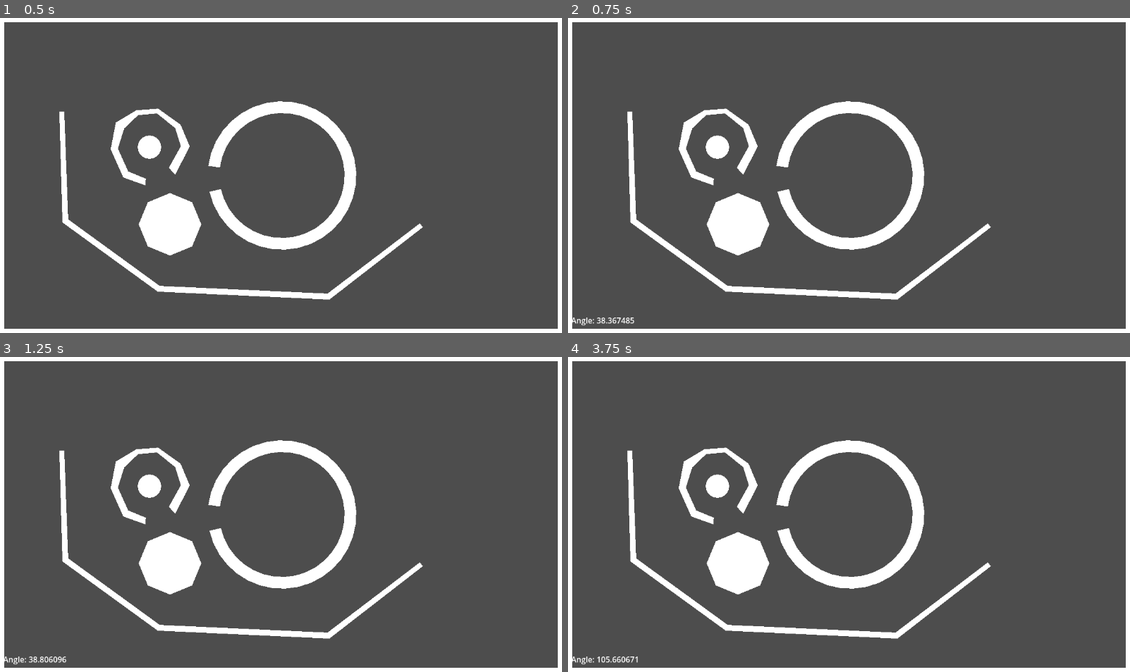
Above: before the commit, frames 1-4 (two rows, left to right).
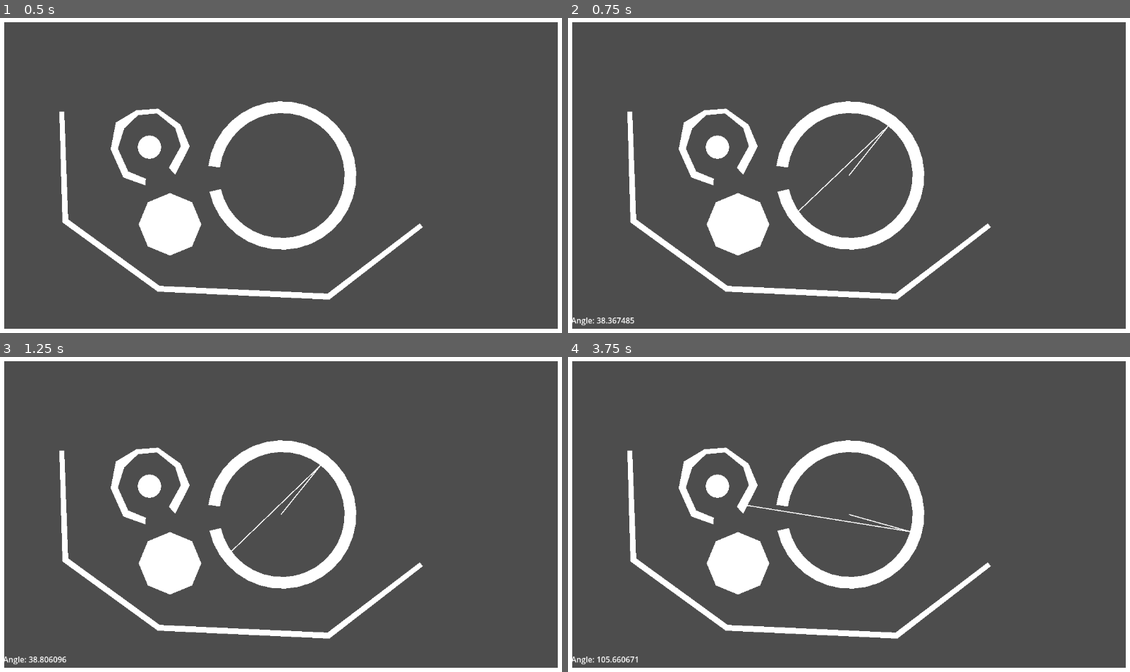
Above: after the commit, the same moments.

Repository: RCJacH/lazer_escape-Godot-game
Game: Godot game, scene res://src/levels/test_level.tscn
The game is run twice, just before and just after one commit, with the same random seed, the same clock (stepped at 60 frames per second) and the same inputs.
Inputs (mouse positions are in pixels of both pictures, inside the frame that each line leads up to):
- Up to frame 1 (0.5 s): no input
- Up to frame 2 (0.75 s): tap Enter at 0.5 s; drag from (849, 175) to (905, 106) at 0.52 s
- Up to frame 3 (1.25 s): no input
- Up to frame 4 (3.75 s): tap Space at 1.25, 2.75 s; drag from (736, 530) to (820, 577) at 1.27 s; tap Enter at 2, 3.5 s; move the mouse to (905, 445) at 2.02 s; click (905, 445) at 2.17 s; drag from (820, 577) to (680, 467) at 2.77 s; move the mouse to (1017, 561) at 3.52 s; click (1017, 561) at 3.67 s

Frame 1 is identical in both runs. In frame 2, 0.1% of the frame differs, in the area x 41-58%, y 34-62%; in frame 3, 0.1%; in frame 4, 0.2%, in the area x 31-61%, y 46-56%.
Error in both runs: Cannot call method 'get_child_count' on a null value. (res://src/obstacles/obstacle.gd:69)

Commit message:
fix obstacle instead of colllider being called on_lazer_hit

Diff:
--- a/src/core/lazer/lazer.gd
+++ b/src/core/lazer/lazer.gd
@@ -41,7 +41,7 @@
 	)
 
 	if collision_result.collider:
-		previous_positions = collision_result.collider.on_lazer_hit(
+		previous_positions = collision_result.obstacle.on_lazer_hit(
 			self,
 			bounces,
 			collision_result,
--- a/src/obstacles/obstacle.gd
+++ b/src/obstacles/obstacle.gd
@@ -36,7 +36,7 @@
 		print("stuck")
 		new_result = new_result.back_trace()
 
-	return new_result.collider.on_lazer_hit(
+	return new_result.obstacle.on_lazer_hit(
 		lazer,
 		bounce_remaining - 1,
 		new_result,
